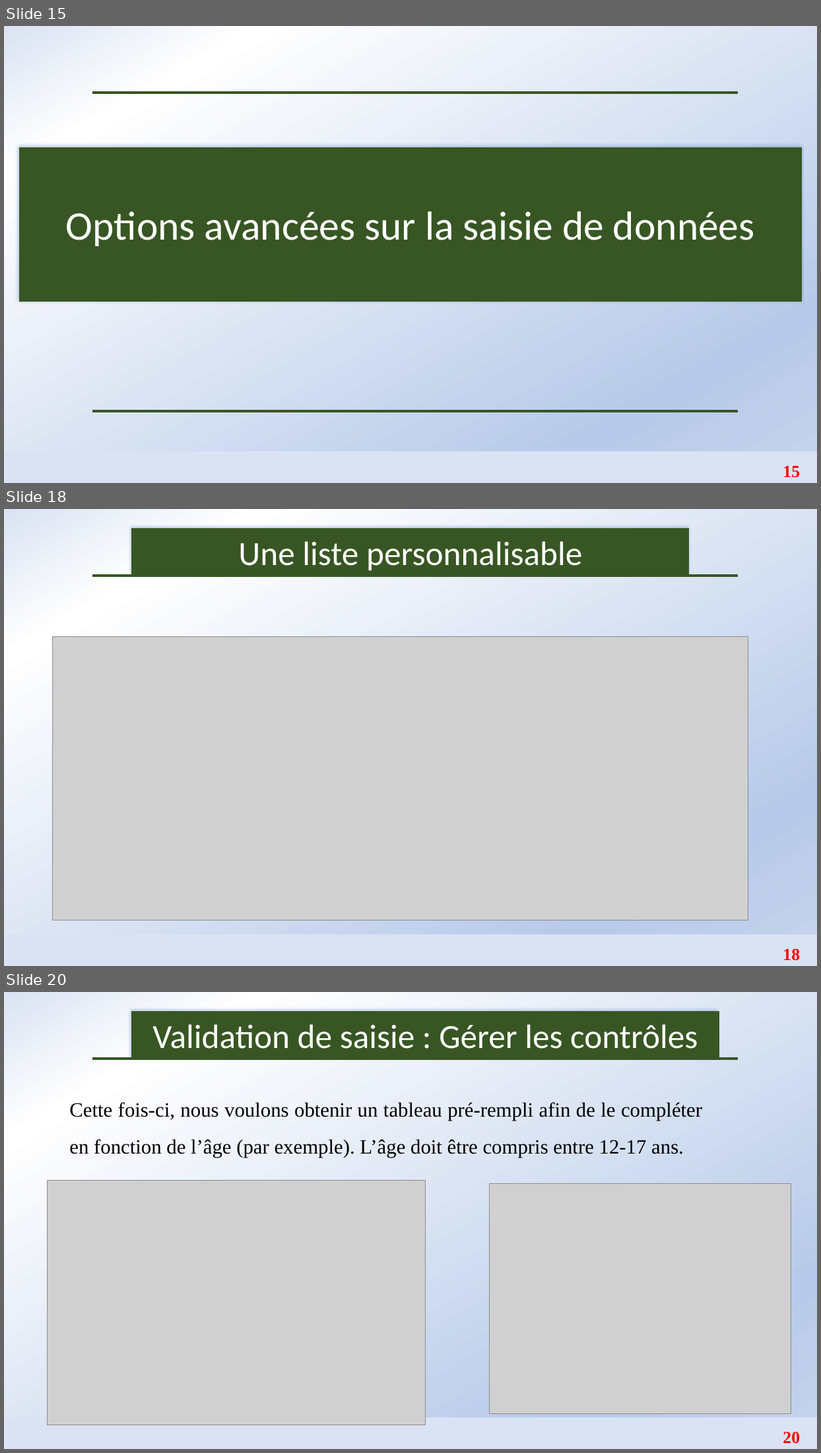
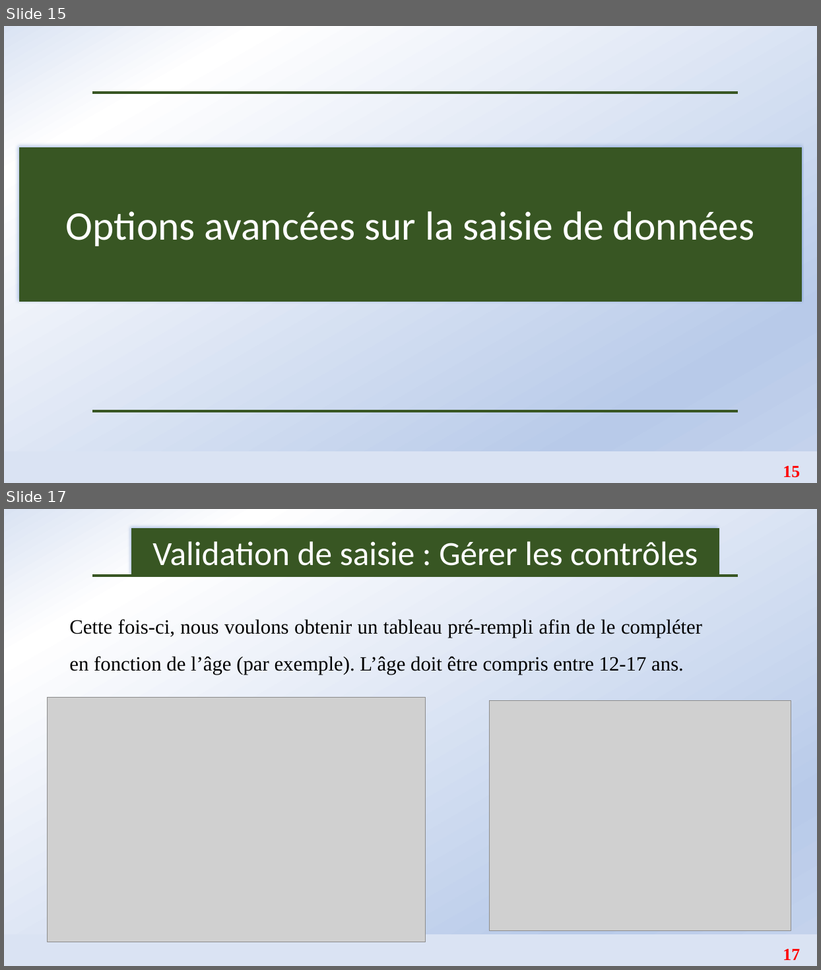
Before and after one commit to Abson-dev/Formation-Excel-IFDC, a slide deck: Cours/IFDC_1.pptx. Shown one above the other, each under a label of ours: slides 15, 18 and 20 before the commit, slides 15 and 17 after it; the slides between them are not shown. The pictures are 821x1453 and 821x970 pixels, drawn with LibreOffice and Linux fonts; fonts in the diff are those of the drawing; grey boxes stand for pictures. Boxes give left, top, right and bottom in pixels: in the first picture for what was removed or moved away, otherwise in the second. Text is boxed around its words. In the diff, an @@ line names an element or a change of style, - is before the commit and + after.

```diff
--- a/Cours/IFDC_1.pptx
+++ b/Cours/IFDC_1.pptx
@@ slide 18 removed at (4, 509, 817, 966), background gradient #DAE3F3 to #FFFFFF to #B8CAE9 to #C6D4ED @@
@@ rectangle removed at (132, 529, 690, 576) @@
-Une liste personnalisable
@@ line removed from (92, 576) to (738, 576) @@
@@ picture removed at (53, 637, 748, 921) @@
@@ rectangle removed at (4, 935, 817, 966) @@
@@ page number removed at (783, 949, 800, 961) @@
-18
@@ what was slide 20 is now slide 17 @@
@@ page number at (783, 949, 800, 960): text changed @@
-20
+17
```
Also in this commit, not shown: 2 slides changed, 2 other slides removed, 8 other files.
